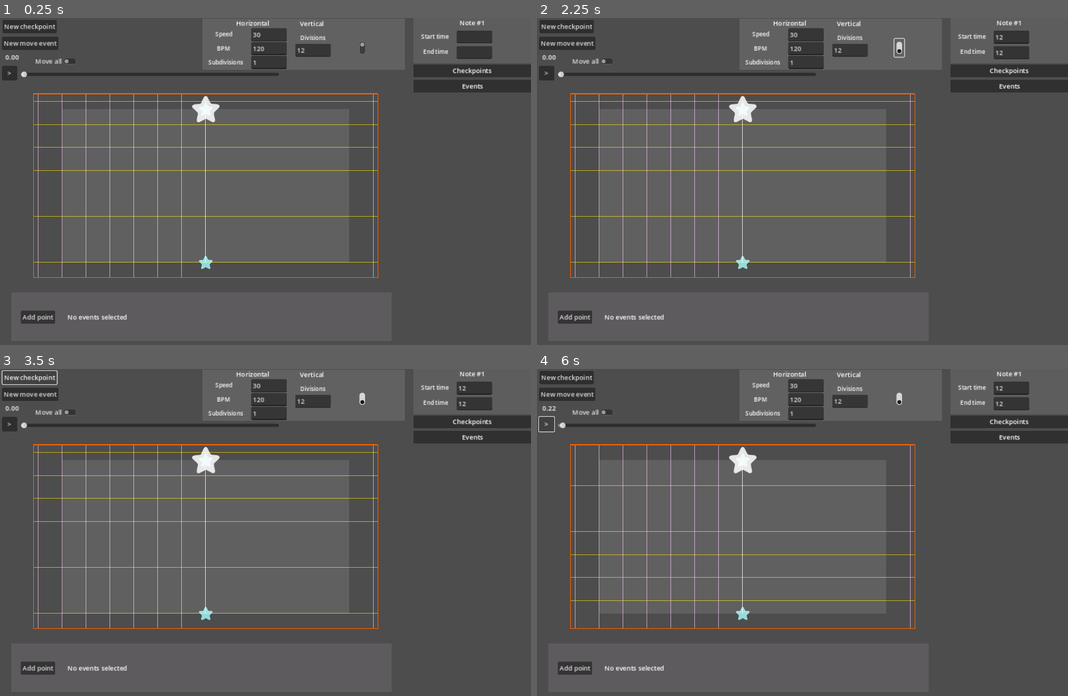
Above: before the commit, frames 1-4 (two rows, left to right).
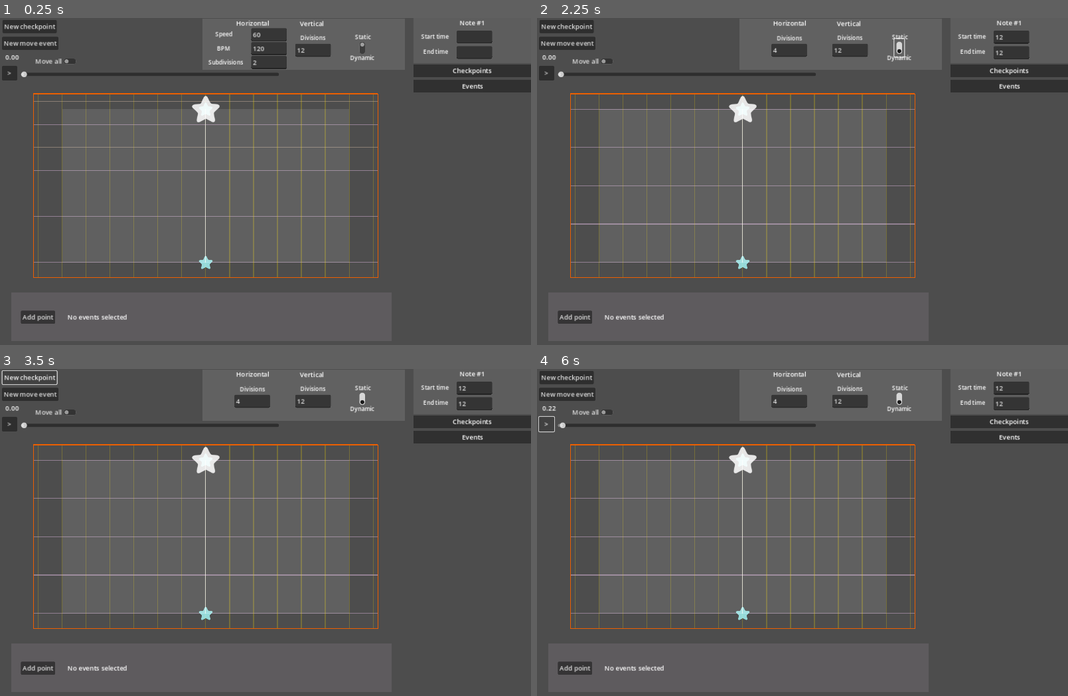
Above: after the commit, the same moments.

Repository: Punjidixie/Project-Prelude-Editor
Game: Godot game, scene res://main/main.tscn
The game is run twice, just before and just after one commit, with the same random seed, the same clock (stepped at 60 frames per second) and the same inputs.
Inputs (mouse positions are in pixels of both pictures, inside the frame that each line leads up to):
- Up to frame 1 (0.25 s): no input
- Up to frame 2 (2.25 s): click (1009, 37) at 0.52 s; type "12" at 0.6 s; click (1009, 53) at 0.75 s; type "12" at 0.83 s; click "Move all" at 1.25 s; click (898, 47) at 2.02 s
- Up to frame 3 (3.5 s): click "New checkpoint" at 2.75 s
- Up to frame 4 (6 s): click "New checkpoint" at 3.5 s; click "New move event" at 4.25 s; click "New move event" at 5 s; click ">" at 5.75 s

The runs differ from the first frame. In frame 1, 2.2% of the frame differs, in the area x 6-72%, y 4-80%; in frame 2, 3.6%; in frame 3, 3.6%; in frame 4, 3.8%, in the area x 6-72%, y 3-80%.

Commit message:
supported border clamping

Diff:
--- a/main/main.tscn
+++ b/main/main.tscn
@@ -29,10 +29,12 @@
 
 [node name="GridDrawer" type="Node" parent="." node_paths=PackedStringArray("horizontal_lines", "vertical_lines", "border_lines")]
 script = ExtResource("2_fs1ln")
-horizontal_line_color = Color(1, 0.815686, 1, 0.584314)
-horizontal_line_width = 1.0
-vertical_line_color = Color(0.886275, 0.792157, 0.0392157, 0.694118)
-vertical_line_width = 1.0
+horizontal_line_color = Color(1, 0.815686, 1, 0.388235)
+horizontal_line_width = 2.0
+subdivision_line_color = Color(1, 0.858824, 0.74902, 0.345098)
+subdivision_line_width = 1.0
+vertical_line_color = Color(0.886275, 0.792157, 0.0392157, 0.270588)
+vertical_line_width = 2.0
 border_line_color = Color(0.928453, 0.371759, 3.85046e-07, 1)
 border_line_width = 2.0
 horizontal_lines = NodePath("HorizontalLines")
@@ -325,7 +327,7 @@
 grow_vertical = 2
 text = "Add point"
 
-[node name="GridController" type="ColorRect" parent="CanvasL …(129 unchanged characters)… put_box", "vertical_divisions_input_box")]
+[node name="GridController" type="ColorRect" parent="CanvasL …(129 unchanged characters)… put_box", "vertical_divisions_input_box", "horizontal_dynamic_ui", "horizontal_static_ui", "is_static_toggle_button")]
 custom_minimum_size = Vector2(0, 110)
 layout_mode = 0
 offset_left = 495.0
@@ -339,6 +341,9 @@
 subdivisions_input_box = NodePath("HorizontalDynamic/SubdivisionsInputBox")
 horizontal_divisions_input_box = NodePath("HorizontalStatic/DivisionsInputBox")
 vertical_divisions_input_box = NodePath("Vertical/DivisionsInputBox")
+horizontal_dynamic_ui = NodePath("HorizontalDynamic")
+horizontal_static_ui = NodePath("HorizontalStatic")
+is_static_toggle_button = NodePath("CheckButton")
 
 [node name="HorizontalDynamic" type="Control" parent="CanvasLayer/Control/GridController"]
 anchors_preset = 0
@@ -486,6 +491,26 @@
 horizontal_alignment = 1
 vertical_alignment = 1
 
+[node name="StaticLabel" type="Label" parent="CanvasLayer/Control/GridController"]
+offset_left = 351.0
+offset_top = 33.0
+offset_right = 436.0
+offset_bottom = 56.0
+text = "Static"
+label_settings = ExtResource("9_hav3n")
+horizontal_alignment = 1
+vertical_alignment = 1
+
+[node name="StaticLabel2" type="Label" parent="CanvasLayer/Control/GridController"]
+offset_left = 350.0
+offset_top = 84.0
+offset_right = 435.0
+offset_bottom = 107.0
+text = "Dynamic"
+label_settings = ExtResource("9_hav3n")
+horizontal_alignment = 1
+vertical_alignment = 1
+
 [connection signal="pressed" from="CanvasLayer/Control/MainEditor/PauseButton" to="CanvasLayer/Control/MainEditor/PauseButton" method="_on_pressed"]
 [connection signal="toggled" from="CanvasLayer/Control/MainEditor/CheckButton" to="CanvasLayer/Control/MainEditor/CheckButton" method="_on_toggled"]
 [connection signal="drag_ended" from="CanvasLayer/Control/MainEditor/TimeSlider" to="CanvasLayer/Control/MainEditor/TimeSlider" method="_on_drag_ended"]
--- a/notes/drag_detector.gd
+++ b/notes/drag_detector.gd
@@ -37,6 +37,8 @@
 		if ignore_snap == false:
 			new_global_position = GridUtils.get_snapped_position(new_global_position)
 
+		new_global_position = GridUtils.get_border_clamped_position(new_global_position)
+
 		amount_moved = new_global_position - parent_global_position
 		on_dragged.emit(amount_moved)
 		if Input.is_action_just_released(action_name):
--- a/notes/note_events/move_event.gd
+++ b/notes/note_events/move_event.gd
@@ -51,7 +51,7 @@
 	queue_free()
 
 	# queue_free haven't taken effect yet.
-	# Do this so the note works properly when receiving the signal.
+	# Do this so the note works as if this event is gone when receiving the signal.
 	get_parent().remove_child(self)
 
 	on_event_updated.emit(self)
--- a/singletons/global_manager.gd
+++ b/singletons/global_manager.gd
@@ -11,9 +11,9 @@
 var move_all : bool = false
 
 var bpm: float = 120 # Beats per minute
-var scroll_speed: float = 30 # Play units per second
-var subdivisions: int = 1
-var horizontal_divisions: int = 1
+var scroll_speed: float = 60 # Play units per second
+var subdivisions: int = 2
+var horizontal_divisions: int = 4
 var vertical_divisions: int = 12
 var is_static_grid: bool = false
 var snap_vertical: bool = true
--- a/singletons/grid_utils.gd
+++ b/singletons/grid_utils.gd
@@ -67,10 +67,15 @@
 	return PlayAreaUtils.get_world_position(closest)
 
 # If the original position is somehow closer to the border than the grid, snap to the border instead.
-func get_border_snapped_position(grid_position: Vector2, original_position: Vector2):
-	var output = original_position
-
-	var closest_y = GodotUtils.get_closest_number([get_upper_right_border().y, get_lower_left_border().y, grid_position.y], original_position.y)
-	var closest_x = GodotUtils.get_closest_number([get_upper_right_border().x, get_lower_left_border().x, grid_position.x], original_position.x)
+func get_border_snapped_position(grid_play_position: Vector2, original_play_position: Vector2):
+	var closest_y = GodotUtils.get_closest_number([get_upper_right_border().y, get_lower_left_border().y, grid_play_position.y], original_play_position.y)
+	var closest_x = GodotUtils.get_closest_number([get_upper_right_border().x, get_lower_left_border().x, grid_play_position.x], original_play_position.x)
 
 	return Vector2(closest_x, closest_y)
+
+func get_border_clamped_position(world_position: Vector2) -> Vector2:
+	print("HI")
+	var play_position = PlayAreaUtils.get_play_position(world_position)
+	var x_val = clampf(play_position.x, get_lower_left_border().x, get_upper_right_border().x)
+	var y_val = clampf(play_position.y, get_lower_left_border().y, get_upper_right_border().y)
+	return PlayAreaUtils.get_world_position(Vector2(x_val, y_val))
--- a/ui/grid/grid_controller.gd
+++ b/ui/grid/grid_controller.gd
@@ -7,6 +7,11 @@
 @export var horizontal_divisions_input_box: LineEdit
 @export var vertical_divisions_input_box: LineEdit
 
+@export var horizontal_dynamic_ui: Control
+@export var horizontal_static_ui: Control
+
+@export var is_static_toggle_button: CheckButton
+
 func _ready():
 	speed_input_box.text_submitted.connect(on_float_input_box_updated)
 	bpm_input_box.text_submitted.connect(on_float_input_box_updated)
@@ -14,6 +19,8 @@
 	subdivisions_input_box.text_submitted.connect(on_int_input_box_updated)
 	horizontal_divisions_input_box.text_submitted.connect(on_int_input_box_updated)
 	vertical_divisions_input_box.text_submitted.connect(on_int_input_box_updated)
+
+	is_static_toggle_button.toggled.connect(on_is_static_toggle_button_toggled)
 	update()
 
 func update():
@@ -22,6 +29,17 @@
 	subdivisions_input_box.text = str(GlobalManager.subdivisions)
 	horizontal_divisions_input_box.text = str(GlobalManager.horizontal_divisions)
 	vertical_divisions_input_box.text = str(GlobalManager.vertical_divisions)
+
+	choose_horizontal_control_type()
+
+func choose_horizontal_control_type():
+	if GlobalManager.is_static_grid:
+		horizontal_static_ui.visible = true
+		horizontal_dynamic_ui.visible = false
+	else:
+		horizontal_static_ui.visible = false
+		horizontal_dynamic_ui.visible = true
+
 
 func on_float_input_box_updated(new_string : String) -> void:
 	if new_string.is_valid_float():
@@ -41,3 +59,9 @@
 		SignalManager.on_grid_drawer_needs_update.emit()
 	else:
 		update()
+
+func on_is_static_toggle_button_toggled(toggle_on: bool) -> void:
+	GlobalManager.is_static_grid = toggle_on
+
+	choose_horizontal_control_type()
+	SignalManager.on_grid_drawer_needs_update.emit()
--- a/ui/grid/grid_drawer.gd
+++ b/ui/grid/grid_drawer.gd
@@ -2,6 +2,9 @@
 
 @export var horizontal_line_color: Color
 @export var horizontal_line_width: float
+
+@export var subdivision_line_color: Color
+@export var subdivision_line_width: float
 
 @export var vertical_line_color: Color
 @export var vertical_line_width: float
@@ -49,7 +52,7 @@
 	var num_lines_left: int = (-GridUtils.get_lower_left_border().x) / gap_per_line
 	for i in range(-num_lines_left, num_lines_right + 1):
 		var line_x: float = i * gap_per_line
-		var line = GodotUtils.create_line(Vector2(line_x, GridUtils.get_lower_left_border().y), Vector2(line_x, GridUtils.get_upper_right_border().y), horizontal_line_width, horizontal_line_color)
+		var line = GodotUtils.create_line(Vector2(line_x, GridUtils.get_lower_left_border().y), Vector2(line_x, GridUtils.get_upper_right_border().y), vertical_line_width, vertical_line_color)
 		vertical_lines.add_child(line)
 
 
@@ -69,6 +72,13 @@
 	var num_lines_up: int = (GridUtils.get_upper_right_border().y - origin_y) / gap_per_line
 	var num_lines_down: int = (origin_y - GridUtils.get_lower_left_border().y) / gap_per_line
 	for i in range(-num_lines_down, num_lines_up + 1):
+		# Check if the line is a main beat or a subdivision
+		var color: Color = horizontal_line_color
+		var width: float = horizontal_line_width
+		if i % GlobalManager.subdivisions != 0 and GlobalManager.is_static_grid == false:
+			color = subdivision_line_color
+			width = subdivision_line_width
+
 		var line_y: float = origin_y + i * gap_per_line
-		var line = GodotUtils.create_line(Vector2(GridUtils.get_lower_left_border().x, line_y), Vector2(GridUtils.get_upper_right_border().x, line_y), vertical_line_width, vertical_line_color)
+		var line = GodotUtils.create_line(Vector2(GridUtils.get_lower_left_border().x, line_y), Vector2(GridUtils.get_upper_right_border().x, line_y), width, color)
 		horizontal_lines.add_child(line)
